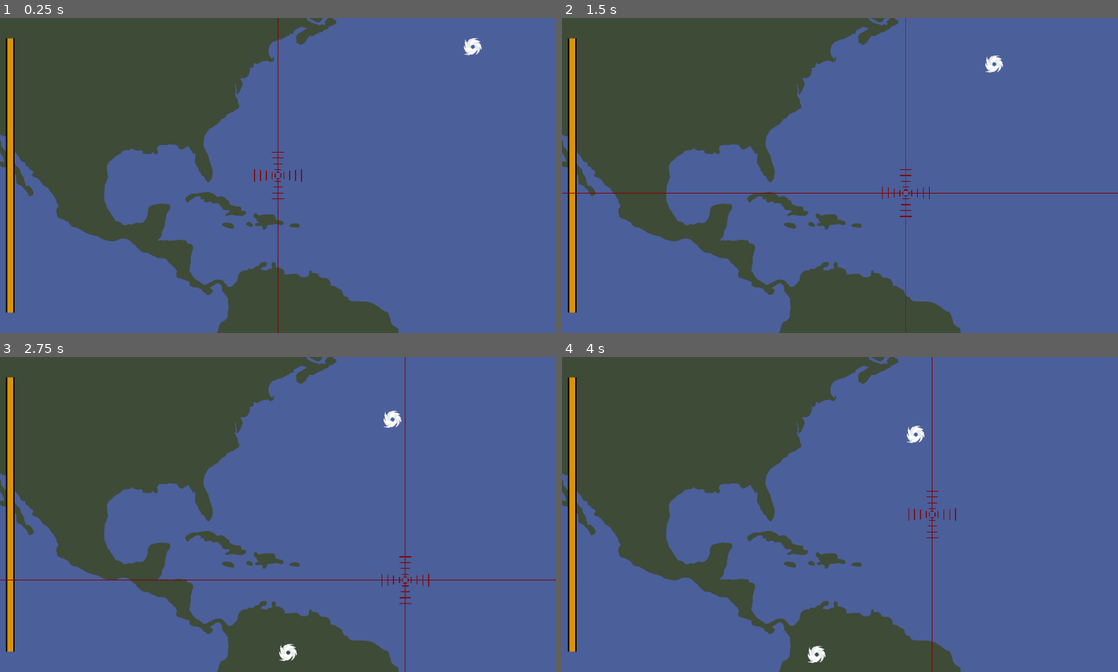
Above: before the commit, frames 1-4 (two rows, left to right).
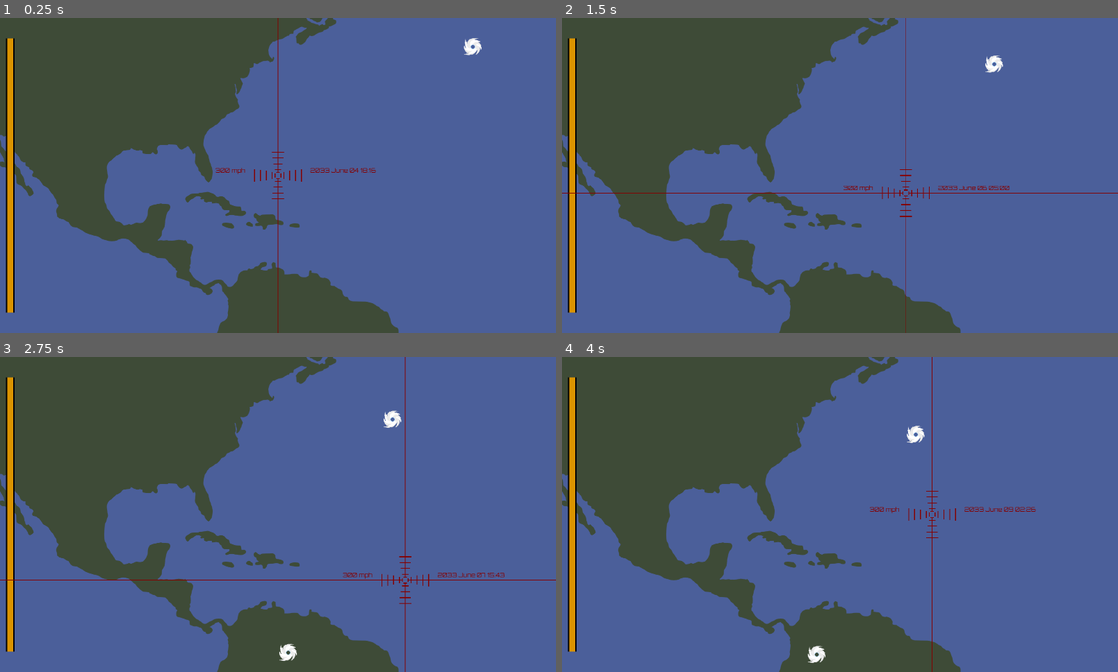
Above: after the commit, the same moments.

Repository: nschrag/BigHurricaneHunter
Game: Godot game, scene res://Map02.tscn
The game is run twice, just before and just after one commit, with the same random seed, the same clock (stepped at 60 frames per second) and the same inputs.
Inputs:
- Up to frame 1 (0.25 s): no input
- Up to frame 2 (1.5 s): hold Right (ui_right) 0.53-1.28 s; hold Down (ui_down) from 1.28 s (still down)
- Up to frame 3 (2.75 s): release Down (ui_down) at 2.03 s; hold Right (ui_right) from 2.03 s (still down)
- Up to frame 4 (4 s): release Right (ui_right) at 2.78 s; hold Up (ui_up) 2.78-3.53 s; hold Left (ui_left) from 3.53 s (still down)

The runs differ from the first frame. In frame 1, 0.1% of the frame differs, in the area x 38-68%, y 47-50%; in frame 2, 0.1%; in frame 3, 0.2%, in the area x 61-91%, y 68-71%; in frame 4, 0.1%.

Commit message:
Added labels for aim speed and datetime

Diff:
--- /dev/null
+++ b/GameTimer.gd
@@ -0,0 +1,9 @@
+extends Label
+
+@onready var start_timestamp = Time.get_unix_time_from_datetime_dict({ "year":2033, "month":5, "day":1})
+const months = ["January", "February", "March", "April", "May", "June", "July", "August", "Sept", "October", "November", "December"]
+
+func _process(delta: float) -> void:
+	var date_time = Time.get_datetime_dict_from_unix_time(start_timestamp + Time.get_ticks_msec() * 100)
+	#text = "%d" % [date_time["year"]]
+	text = "%d %s %02d %02d:%02d" % [date_time["year"], months[date_time["month"]], date_time["day"], date_time["hour"], date_time["minute"]]
--- a/Reticule.gd
+++ b/Reticule.gd
@@ -11,6 +11,7 @@
 @onready var vertical_up: Line2D = $Vertical/Vertical_U
 @onready var vertical_down: Line2D = $Vertical/Vertical_D
 @onready var center = $Center
+@onready var aim_speed_label = $Center/AimSpeed
 
 signal charge_level_changed(value: int)
 
@@ -65,6 +66,7 @@
 			hit_streak += 1
 			if hit_streak > max_charge_level:
 				bonus_level += 1
+				aim_speed_label.text = "%d mph" % get_speed()
 		else:
 			hit_streak = 0
 
--- a/Reticule.tscn
+++ b/Reticule.tscn
@@ -1,7 +1,13 @@
-[gd_scene load_steps=3 format=3 uid="uid://b88kikoejjfqq"]
+[gd_scene load_steps=6 format=3 uid="uid://b88kikoejjfqq"]
 
 [ext_resource type="Script" uid="uid://bot8k8l7vi6ht" path="res://Reticule.gd" id="1_0cdfs"]
 [ext_resource type="Script" uid="uid://h6u8yibik73r" path="res://ReticuleHash.gd" id="2_d8v40"]
+[ext_resource type="Theme" uid="uid://mj45j2a4x55k" path="res://UITheme.tres" id="3_7l3bn"]
+[ext_resource type="Script" uid="uid://b4uhcucngxbaw" path="res://GameTimer.gd" id="4_fkohd"]
+
+[sub_resource type="LabelSettings" id="LabelSettings_iqx64"]
+font_size = 20
+font_color = Color(0.521569, 0, 0, 1)
 
 [node name="Reticule" type="Node2D"]
 script = ExtResource("1_0cdfs")
@@ -76,6 +82,27 @@
 default_color = Color(0.521569, 0, 0, 1)
 script = ExtResource("2_d8v40")
 
+[node name="AimSpeed" type="Label" parent="Center"]
+offset_left = -214.0
+offset_top = -31.0
+offset_right = -112.0
+offset_bottom = -1.0
+theme = ExtResource("3_7l3bn")
+text = "300 mph"
+label_settings = SubResource("LabelSettings_iqx64")
+horizontal_alignment = 2
+
+[node name="DateTime" type="Label" parent="Center"]
+offset_left = 110.0
+offset_top = -31.0
+offset_right = 212.0
+offset_bottom = -1.0
+theme = ExtResource("3_7l3bn")
+text = "2033 June 01 23:00"
+label_settings = SubResource("LabelSettings_iqx64")
+horizontal_alignment = 2
+script = ExtResource("4_fkohd")
+
 [connection signal="charge_level_changed" from="." to="Center/HHash0" method="_on_charge_level_changed"]
 [connection signal="charge_level_changed" from="." to="Center/HHash1" method="_on_charge_level_changed"]
 [connection signal="charge_level_changed" from="." to="Center/HHash2" method="_on_charge_level_changed"]
--- /dev/null
+++ b/UITheme.tres
@@ -0,0 +1,7 @@
+[gd_resource type="Theme" load_steps=2 format=3 uid="uid://mj45j2a4x55k"]
+
+[ext_resource type="FontFile" uid="uid://r6jbx4005eih" path="res://Orbitron-Regular.ttf" id="1_cqvjm"]
+
+[resource]
+default_font = ExtResource("1_cqvjm")
+default_font_size = 16
Not shown, added: GameTimer.gd.uid
Binary file added: Orbitron-Regular.ttf
Not shown, added: Orbitron-Regular.ttf.import
